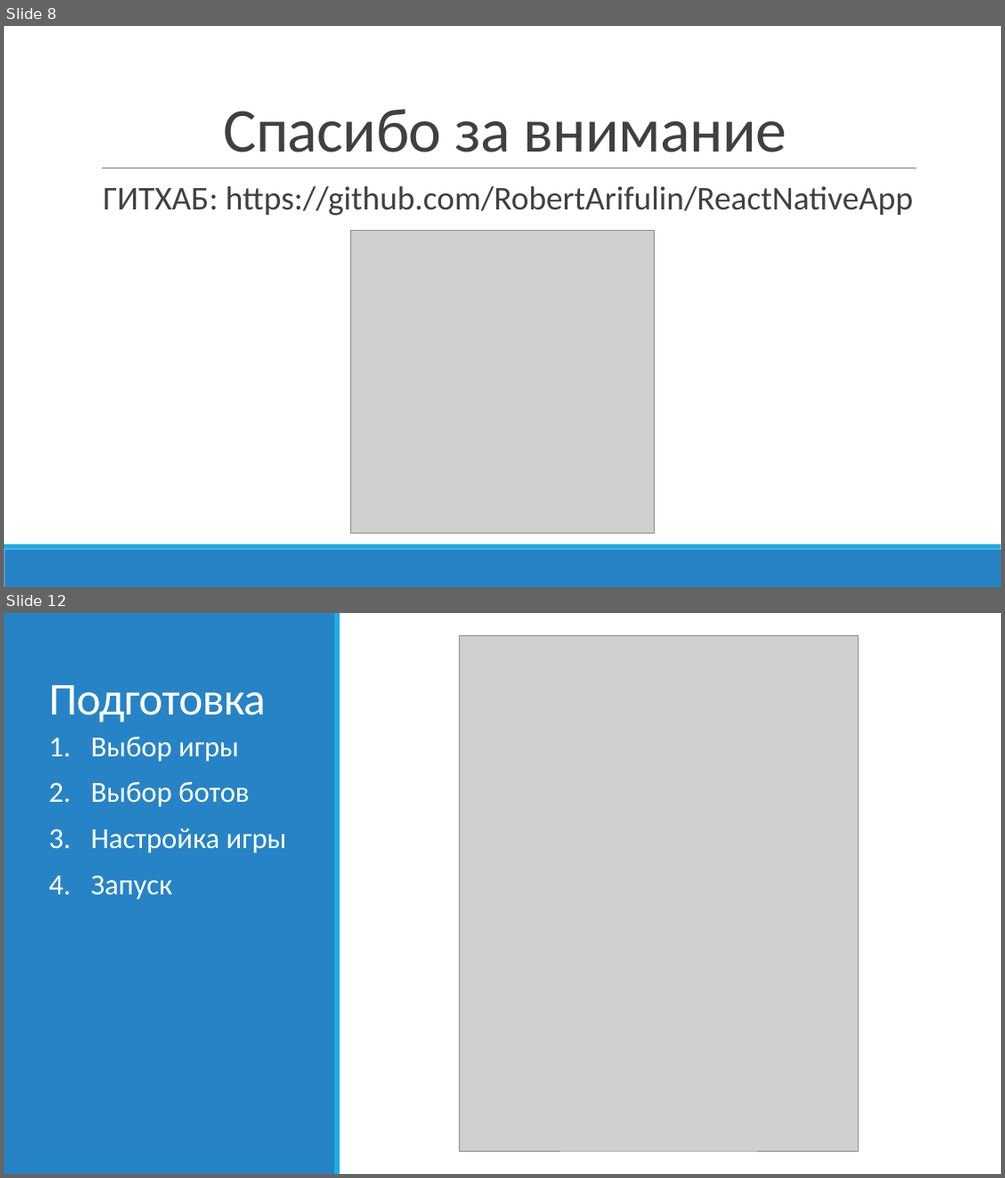
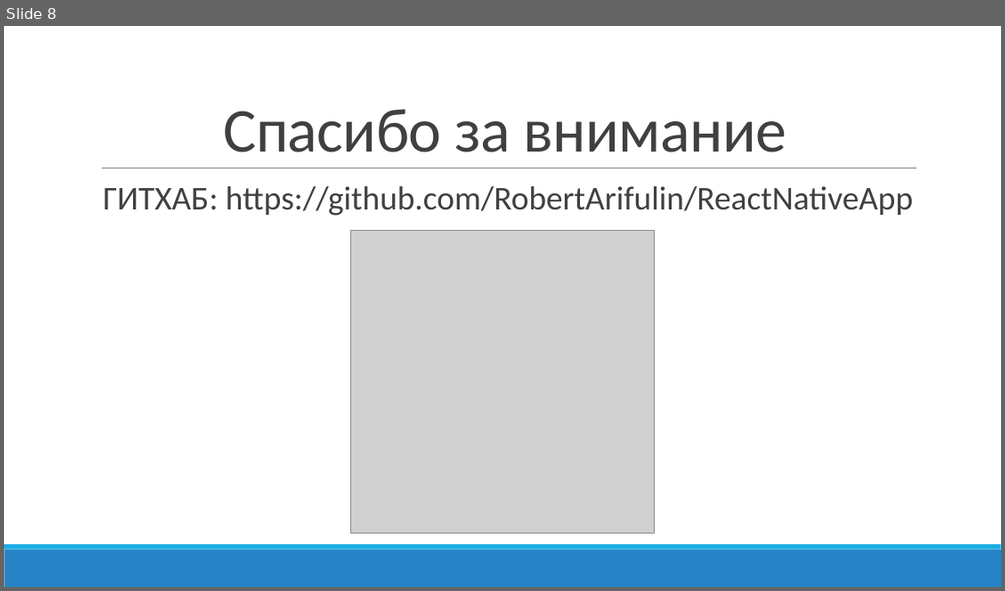
Before and after one commit to RobertArifulin/ReactNativeApp, a slide deck: docs/Арифулин Презентцаия проекта.pptx. Shown one above the other, each under a label of ours: slides 8 and 12 before the commit, slide 8 after it; the slides between them are not shown. The pictures are 1005x1178 and 1005x591 pixels, drawn with LibreOffice and Linux fonts; fonts in the diff are those of the drawing; grey boxes stand for pictures. Boxes give left, top, right and bottom in pixels: in the first picture for what was removed or moved away, otherwise in the second. Text is boxed around its words. In the diff, an @@ line names an element or a change of style, - is before the commit and + after.

```diff
--- a/docs/Арифулин Презентцаия проекта.pptx
+++ b/docs/Арифулин Презентцаия проекта.pptx
@@ slide 12 removed at (4,613,1001,1174), background #FFFFFF @@
@@ rectangle removed at (4,613,335,1174) @@
@@ rectangle removed at (334,613,340,1174) @@
@@ picture removed at (460,636,858,1151) @@
@@ title removed at (48,685,265,722) @@
-Подготовка
@@ text removed at (91,737,287,900) @@
-1. Выбор игры
-2. Выбор ботов
-3. Настройка игры
-4. Запуск
```
Also in this commit, not shown: 3 slides changed, 6 other slides removed, 3 other files.
